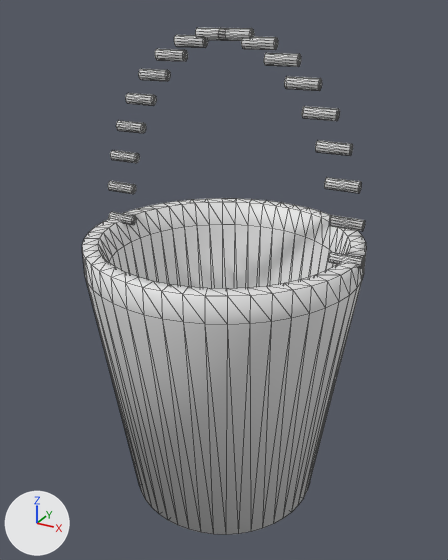
Two versions of the OBJ model Assets/Resources/Acceleration/Bucket.obj, one commit apart.
Camera for both pictures: a 50 mm camera at (0.1117, -0.2033, 0.1282) aimed at (-0.0001, 0.0001, 0.0265). The lights are fixed; the arrows at lower left show +X, +Y and +Z. The picture after the commit comes second. Mesh edges are drawn as thin lines. Where no turn or scale is listed for an object, it has been applied to the vertices. Vertices at exactly the same position are counted once.

Objects in the first picture: 'Bucket'.
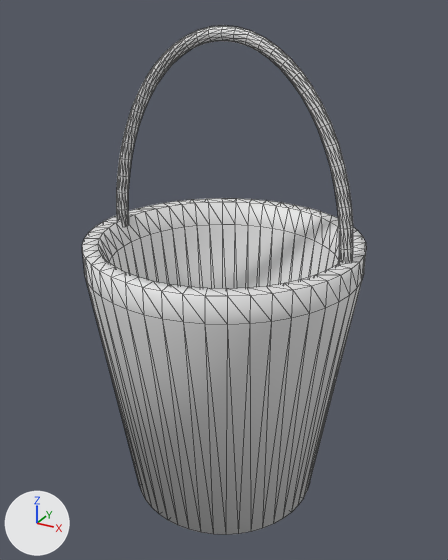
What the commit changed:
me_bucket is used by ob_bucket; location (0.0, 0.0, 0.0).
me_bucket had 758 vertices, 1440 faces and spanned x -0.056..0.056, y -0.055..0.055, z -0.07..0.122.
me_bucket now has 686 vertices, 1346 faces and spans x -0.055..0.055, y -0.055..0.055, z -0.07..0.123.
me_bucket part 1: the loose piece of 26 vertices spanning x -0.053..-0.041, y -0.002..0.002, z 0.07..0.074 is deleted.
me_bucket part 2: the loose piece of 26 vertices spanning x -0.055..-0.043, y -0.002..0.002, z 0.057..0.061 is deleted.
me_bucket part 3: the loose piece of 26 vertices spanning x -0.056..-0.044, y -0.002..0.002, z 0.043..0.047 is deleted.
me_bucket part 4: 336 vertices moved from x -0.049..0.056, y -0.002..0.002, z 0.043..0.122 to x -0.052..0.052, y -0.002..0.003, z 0.042..0.123; 54 vertices removed from x -0.049..0.056, y -0.002..0.002, z 0.045..0.12; 60 vertices added at x -0.052..0.052, y -0.002..0.003, z 0.042..0.122.

Pixel boxes [x1, y1, x2, y2] of what changed, in the pictures (448 x 560 px; the box of a moved part takes in the faces that stretch with it):
'Bucket', reshaped
    before: [82, 28, 366, 535]
    after: [82, 25, 366, 535]
part 1 of me_bucket, deleted
    before: [110, 150, 140, 163]
part 2 of me_bucket, deleted
    before: [108, 181, 136, 194]
part 3 of me_bucket, deleted
    before: [108, 212, 137, 225]
part 4 of me_bucket, moved or reshaped
    before: [116, 28, 365, 268]
    after: [116, 25, 353, 263]
